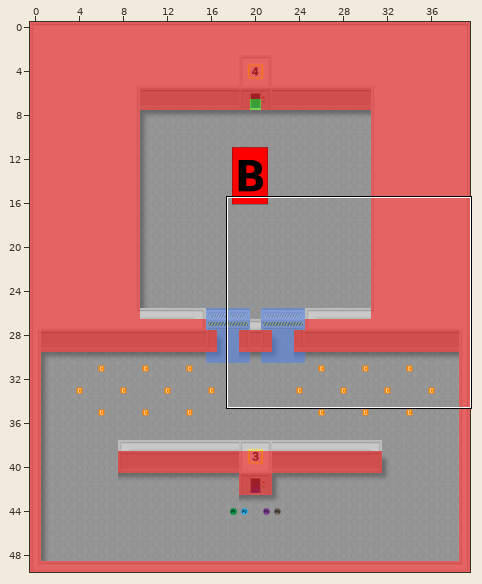
An edit to a level. Tiled map, core/assets/maps/level-3.tmx. The first picture is a wide view before the edit; the outline marks the close-up.
Close-up. Old version:
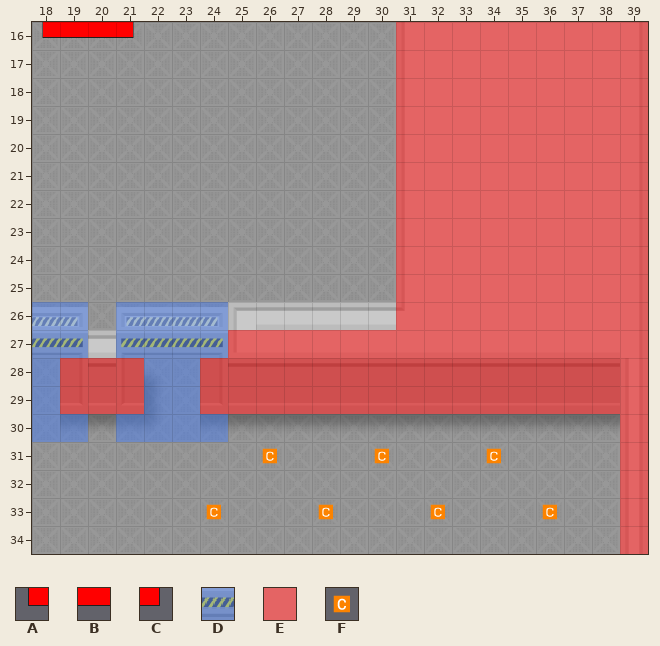
Cells are 32x32 px. Shown: x 18..39, y 16..34. The commit also changed other parts of the map, which this record leaves out.
Key: from "boss-spawn-01": A 20, B 21, C 23; from "collisions": D 4, E 5; from "meta": F 12.
_ is an empty cell.
Layers that did not change in this view are not listed.
Layer "Collisions" before, first column x 18:
16 _____________EEEEEEEEE
17 _____________EEEEEEEEE
18 _____________EEEEEEEEE
19 _____________EEEEEEEEE
20 _____________EEEEEEEEE
21 _____________EEEEEEEEE
22 _____________EEEEEEEEE
23 _____________EEEEEEEEE
24 _____________EEEEEEEEE
25 _____________EEEEEEEEE
26 DD_DDDD______EEEEEEEEE
27 DD_DDDDEEEEEEEEEEEEEEE
28 DEEEDDEEEEEEEEEEEEEEEE
29 DEEEDDEEEEEEEEEEEEEEEE
30 DD_DDDD______________E
31 _____________________E
32 _____________________E
33 _____________________E
34 _____________________E
Layer "Meta" before, first column x 18:
16 ABBC__________________
17 ______________________
18 ______________________
19 ______________________
20 ______________________
21 ______________________
22 ______________________
23 ______________________
24 ______________________
25 ______________________
26 ______________________
27 ______________________
28 ______________________
29 ______________________
30 ______________________
31 ________F___F___F_____
32 ______________________
33 ______F___F___F___F___
34 ______________________
Now the later version:
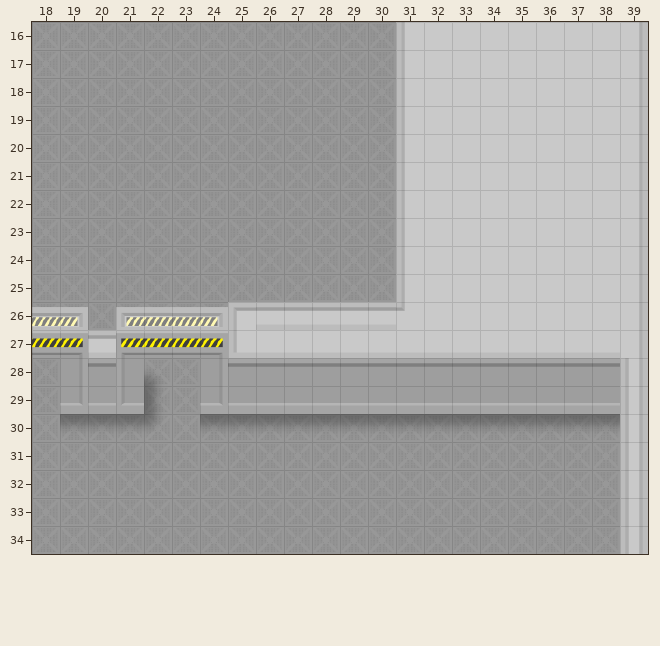
See-through tiles are keyed as they look on the map.
Difference:
Changed rows in their new state; . is an unchanged cell.
Layer "Collisions" (now hidden):
first column x 18:
16 ............._________
17 ............._________
18 ............._________
19 ............._________
20 ............._________
21 ............._________
22 ............._________
23 ............._________
24 ............._________
25 ............._________
26 __.____......_________
27 __.___________________
28 ______________________
29 ______________________
30 __.____.............._
31 ....................._
32 ....................._
33 ....................._
34 ....................._
Layer "Meta" (now hidden):
first column x 18:
16 ____
first column x 24:
31 .._..._..._..
33 _..._..._..._
